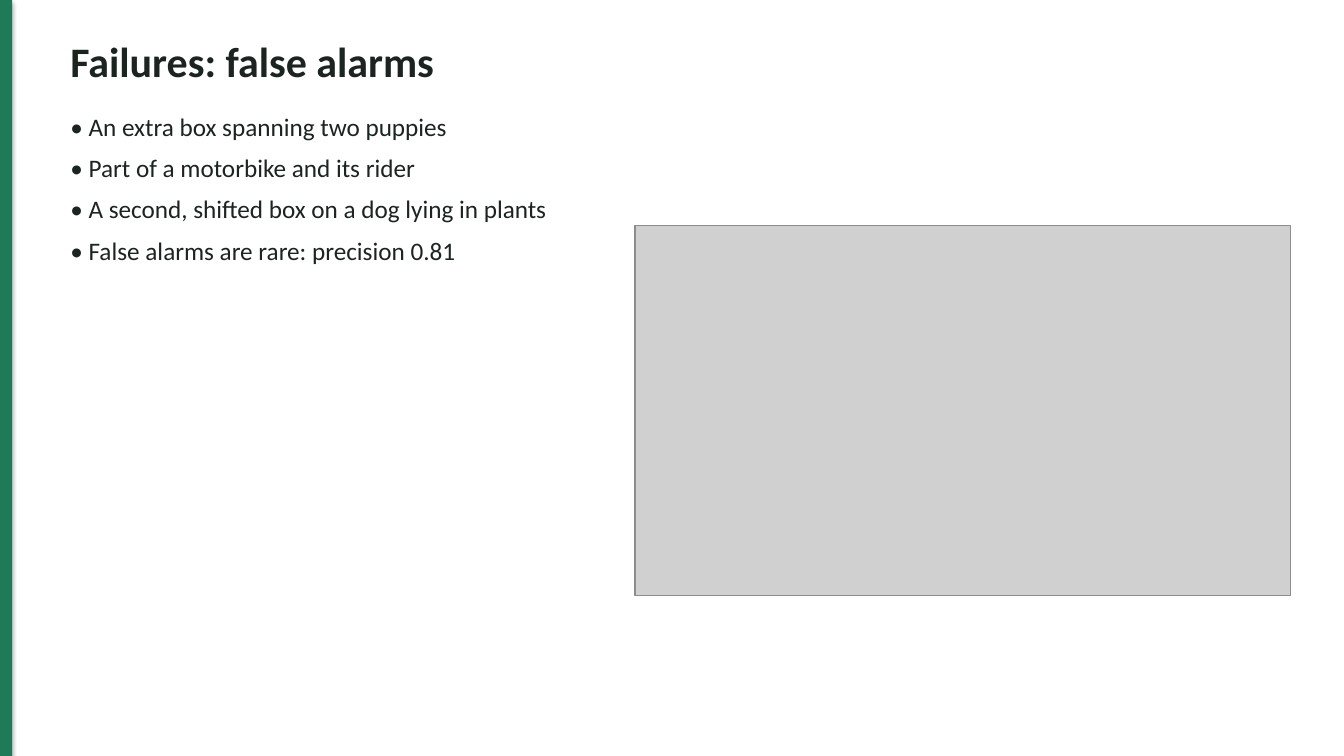
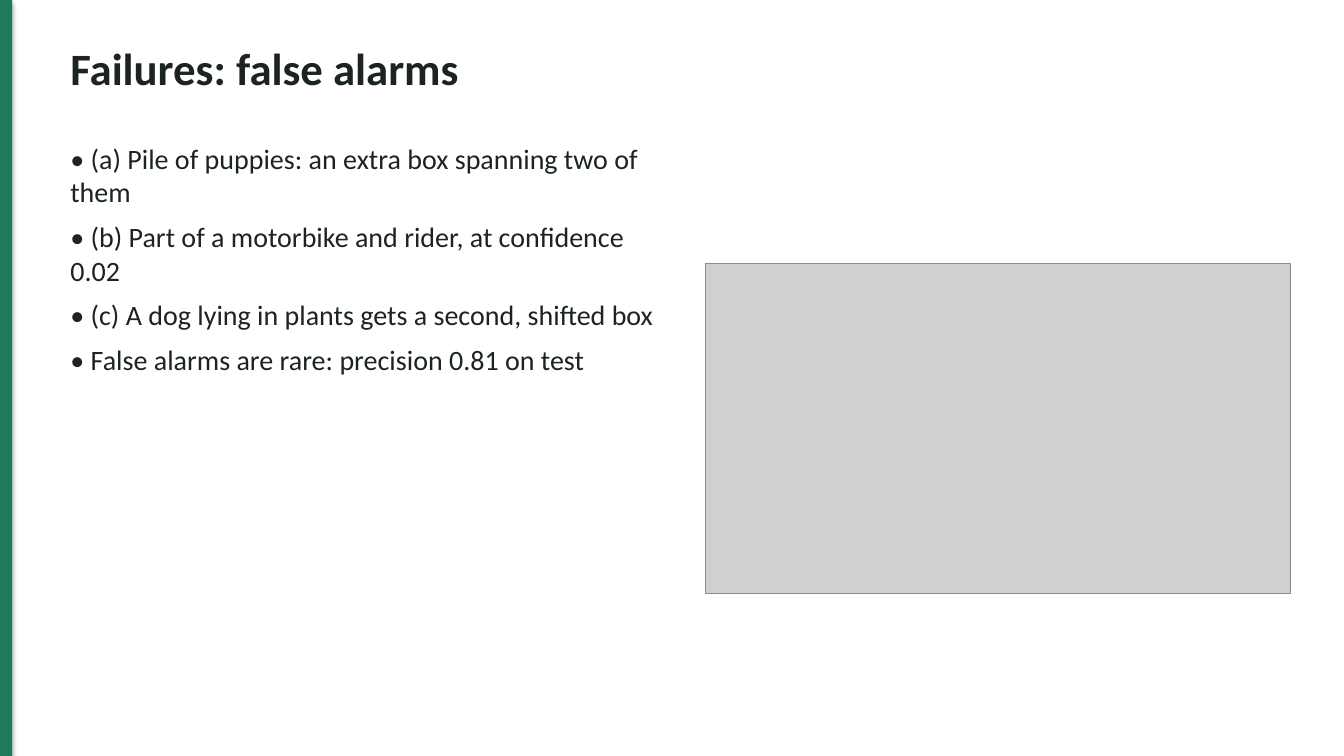
Before and after one commit to Epp-ppE/stray-dog-detection, a slide deck: slide 11 of slides/slides.pptx. Drawn at 1344x756 pixels with LibreOffice and Linux fonts; fonts in the diff are those of the drawing; grey boxes stand for pictures. Boxes give left, top, right and bottom in pixels: in the first picture for what was removed or moved away, otherwise in the second. Text is boxed around its words. In the diff, an @@ line names an element or a change of style, - is before the commit and + after.

Commit message:
Revert "Rebuild presentation from the slide summary: one message per slide, headline numbers, recognition split into design and demo, backup slides"
This reverts commit b0f1ff8ceaad919f2b5e18b7333042bda74a46f3.

```diff
--- a/slides/slides.pptx
+++ b/slides/slides.pptx
@@ text "Failures: false alarms" at (70, 53, 458, 86): size 30 to 32 pt @@
@@ text at (70, 148, 653, 375): text changed; size 18 to 20 pt @@
-• An extra box spanning two puppies
-• Part of a motorbike and its rider
-• A second, shifted box on a dog lying in plants
-• False alarms are rare: precision 0.81
+• (a) Pile of puppies: an extra box spanning two of them
+• (b) Part of a motorbike and rider, at confidence 0.02
+• (c) A dog lying in plants gets a second, shifted box
+• False alarms are rare: precision 0.81 on test
@@ picture: place and size @@
-picture at (635, 226, 1291, 596)
+picture at (706, 263, 1291, 594)
```
Also in this commit, not shown: 12 other slides changed, 3 slides added, 8 slides removed, 4 other files.
